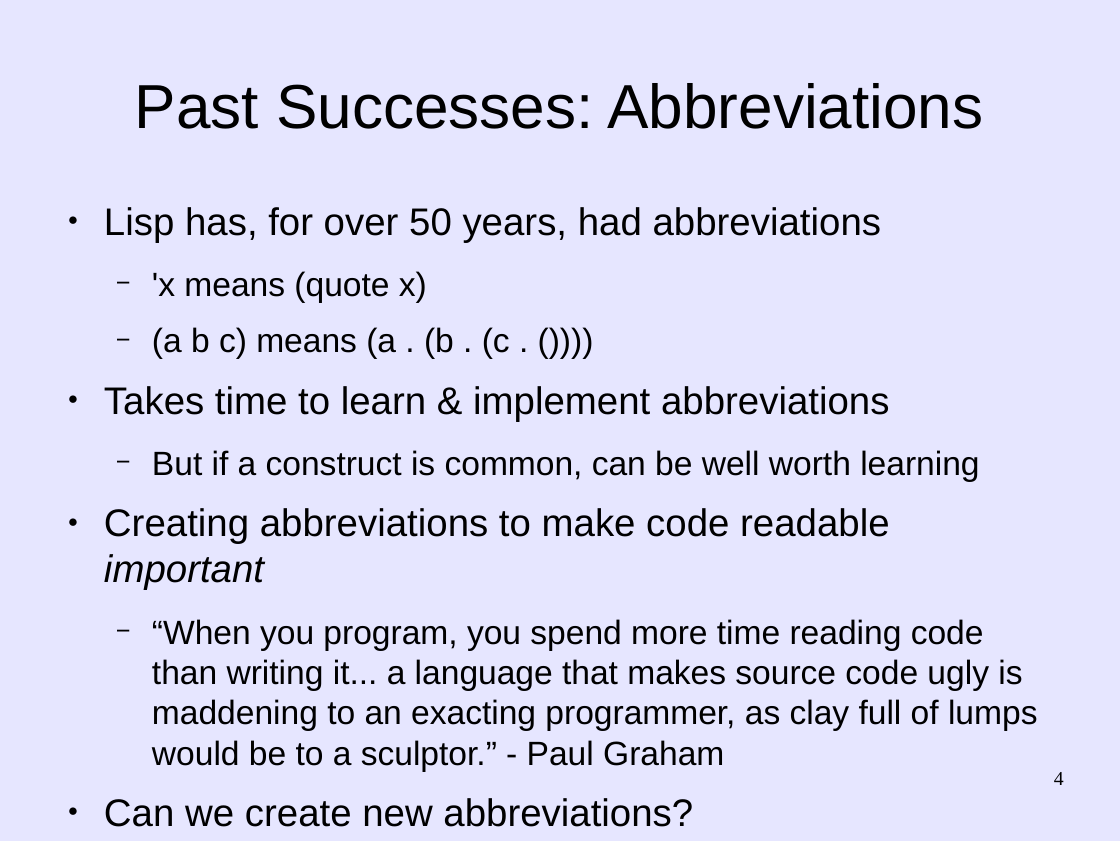
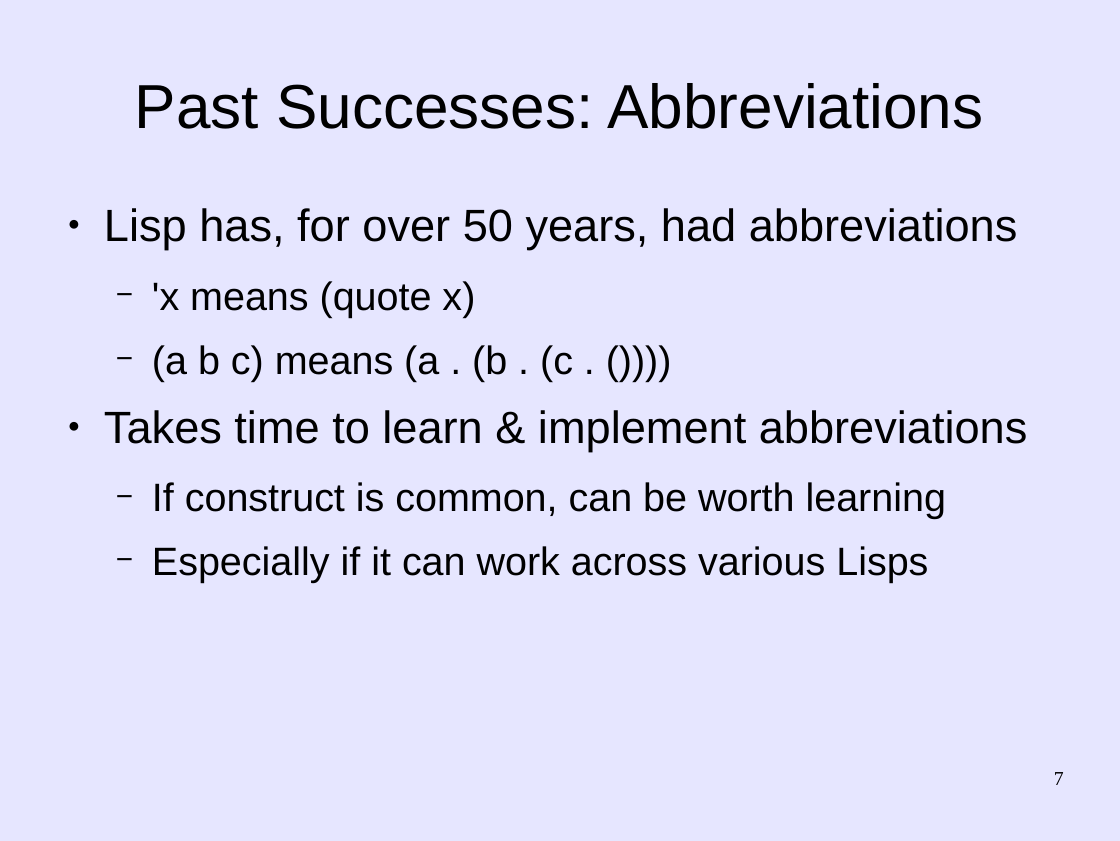
Before and after one commit to martin12333/Readable-Lisp-S-expressions, a slide deck: slide 7 of readable-s-expressions.odp (slide 4 before the commit). Drawn at 1120x841 pixels with LibreOffice and Linux fonts; fonts in the diff are those of the drawing. Boxes give left, top, right and bottom in pixels: in the first picture for what was removed or moved away, otherwise in the second. Text is boxed around its words. In the diff, an @@ line names an element or a change of style, - is before the commit and + after.

Commit message:
readable-s-expressions.odp: Refinements suggested by Arne Babenhauserheide
  - Modified .odp presentation, based on refinements suggested by
    Arne Babenhauserheide.  The .odp isn't the same as Arne's, but
    it splits the material into more slides, and uses some formats
    he suggested.

```diff
--- a/readable-s-expressions.odp
+++ b/readable-s-expressions.odp
@@ text at <box>104,208,1028,451</box>: size 27.2 to 32 pt in "Lisp has, for over 50 years, had ...", "Takes time to learn & implement abbreviations"; size 23.8 to 28 pt in "'x means (quote x)", "(a b c) means (a . (b ..." @@
@@ text at <box>152,482,947,583</box>: text changed; size 23.8 to 28 pt @@
-  − But if a construct is common, can be well worth learning
-● Creating abbreviations to make code readable important
-  − “When you program, you spend more time reading code than writing it... a language that makes source code ugly is maddening to an exacting programmer, as clay full of lumps would be to a sculptor.” - Paul Graham
-● Can we create new abbreviations?
-  − For arbitrary Lisps, so can learn rules just once?
+  − If construct is common, can be worth learning
+  − Especially if it can work across various Lisps
@@ page number at <box>1054,772,1064,785</box>: text changed @@
-4
+7
```
Also in this commit, not shown: 7 other slides changed, 4 slides added.
